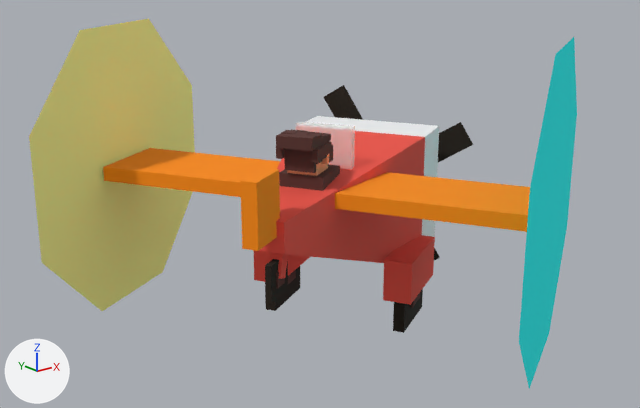
A saved change to the glTF model 13-webgl/threejs-examples/models/gltf/plane.gltf.
Before and after are seen from a 50 mm lens placed at (-1.778, -2.226, 0.974), pointed at (-0.006, -0.01, 0.087). Every picture has the same lights, and +X, +Y and +Z are marked at lower left.
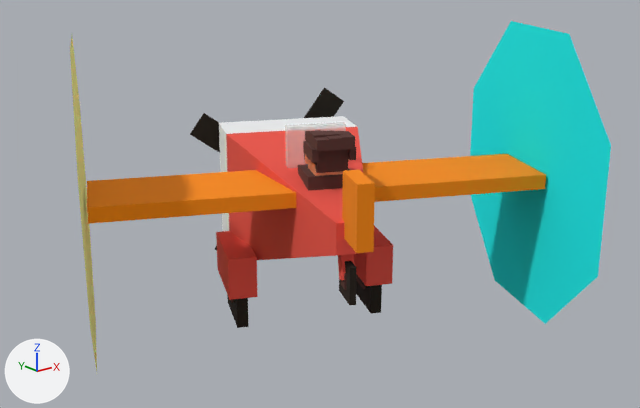
ob_node_47 is not drawn itself; it is the parent of ob_mesh_0, ob_mesh_1, ob_mesh_2, ob_mesh_1_001, ob_airplane.

Boxes [x1, y1, x2, y2] around the edits, measured in the pictures (640 x 408 px):
'Mesh_2', turned: before [29, 19, 195, 311]; after [70, 37, 97, 371]
'Mesh_0', turned: before [519, 37, 577, 389]; after [470, 21, 611, 324]
'Mesh_6', turned: before [103, 148, 530, 232]; after [87, 154, 546, 224]
'Mesh_3', turned: before [259, 131, 425, 263]; after [226, 127, 369, 260]
'Mesh_5', turned: before [240, 168, 280, 251]; after [342, 170, 375, 253]
'Mesh_10', turned: before [383, 235, 435, 305]; after [354, 226, 393, 286]
'Mesh_4', turned: before [306, 116, 439, 237]; after [219, 116, 357, 231]
'Mesh_10.001', turned: before [253, 250, 310, 282]; after [216, 231, 258, 300]
'Mesh_7', turned: before [296, 122, 355, 170]; after [285, 122, 346, 168]
'Mesh_9.001', turned: before [438, 122, 473, 162]; after [215, 88, 344, 250]
'Mesh_9', turned: before [324, 85, 440, 260]; after [190, 113, 220, 153]
'Mesh_18', turned: before [284, 149, 316, 173]; after [316, 149, 348, 173]
'Mesh_14', turned: before [279, 165, 340, 191]; after [298, 164, 350, 191]
'Mesh_11', turned: before [393, 289, 423, 333]; after [356, 281, 382, 314]
'Mesh_11.002', turned: before [265, 259, 288, 303]; after [339, 261, 356, 305]
'Mesh_11.001', turned: before [265, 266, 300, 311]; after [227, 295, 249, 328]
'Mesh_13', turned: before [270, 252, 288, 279]; after [338, 254, 355, 280]
'Mesh_16.002', turned: before [300, 135, 317, 151]; after [339, 134, 355, 150]
'Mesh_16', turned: before [276, 133, 291, 149]; after [314, 137, 330, 151]
'Mesh_17', turned: before [311, 141, 332, 163]; after [348, 147, 356, 160]
'Mesh_16.001', turned: before [288, 134, 303, 150]; after [327, 135, 342, 150]
'Mesh_15', turned: before [287, 162, 328, 176]; after [308, 163, 343, 176]
'Mesh_17.001', turned: before [276, 148, 284, 159]; after [303, 141, 319, 163]
'Mesh_12.002', turned: before [276, 272, 285, 289]; after [340, 274, 347, 290]
'Mesh_16.003', turned: before [281, 130, 298, 134]; after [311, 132, 327, 148]
'Mesh_16.005', turned: before [307, 133, 322, 148]; after [337, 131, 351, 135]
'Mesh_12', turned: before [410, 293, 420, 307]; after [356, 274, 366, 289]
'Mesh_16.004', turned: before [294, 131, 310, 135]; after [324, 131, 339, 136]
'Mesh_12.001', turned (not visible afterwards): before [288, 270, 296, 284]
'Mesh_16.006', turned: before [291, 129, 303, 132]; after [308, 130, 322, 145]
'Mesh_21.001', turned (not visible afterwards): before [321, 154, 329, 164]
'Mesh_16.011', turned (not visible afterwards): before [318, 133, 331, 143]
'Mesh_16.008', turned (not visible afterwards): before [322, 134, 326, 145]
'Mesh_21', turned (not visible before): after [305, 154, 313, 164]
'Mesh_19', turned (not visible afterwards): before [329, 145, 333, 162]
'Mesh_16.009', turned (not visible before): after [305, 131, 308, 142]
'Mesh_16.007', turned (not visible before): after [322, 130, 334, 132]

Patch to the scene script:
```diff
--- a/13-webgl/threejs-examples/models/gltf/plane.gltf.py
+++ b/13-webgl/threejs-examples/models/gltf/plane.gltf.py
@@ ob_node_47 @@
 ob_node_47.location = (0.0, 0.0, 0.0)
-ob_node_47.rotation_euler = (0.0, 0.0, 2.086)  # degrees (0, 0, 120)
+ob_node_47.rotation_euler = (0.0, 0.0, 2.714)  # degrees (0, 0, 156)
@@ ob_propeller @@
 ob_propeller.location = (60.0, 0.0, 0.0)
-ob_propeller.rotation_euler = (2.585, 0.0, 0.0)  # degrees (148, 0, 0)
+ob_propeller.rotation_euler = (-0.948, 0.0, 0.0)  # degrees (-54, 0, 0)
```
